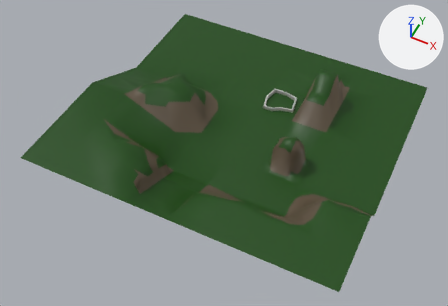
The COLLADA model models/ground.dae, before and after one commit.
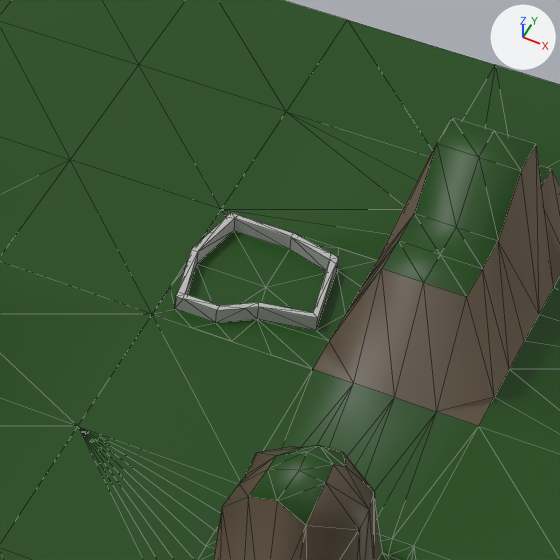
Old and new are each drawn whole from a 50 mm lens placed at (4.72, -10.59, 12.13), pointed at (-0.16, -0.83, -0.07) and again close up on the part from 51% to 77% of the width and 14% to 52% of the height. Lighting does not change. The marker at upper right points along +X, +Y and +Z. The close-ups show mesh edges as thin lines. Vertices at the same position are counted once.

In view in the first close-up: '002.plateau01', '003.base', 'Plane'.
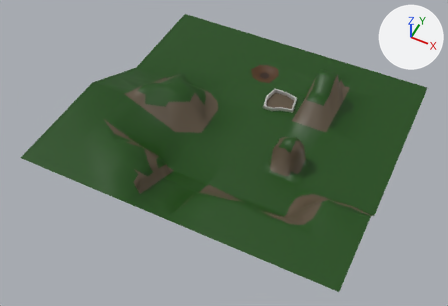
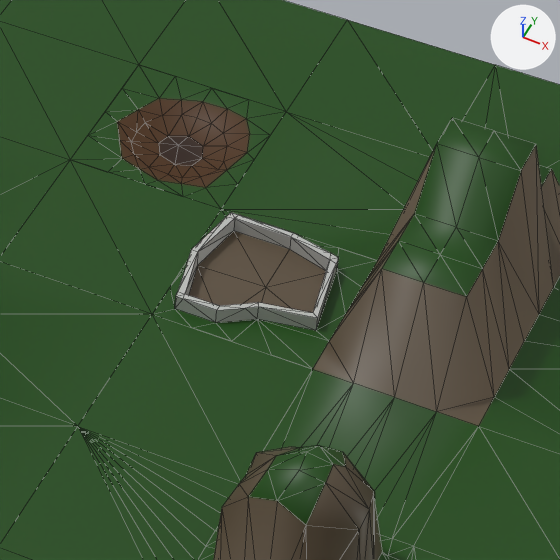
Where the newer file only moved an object's origin or applied its transform, the numbers keep the older frame.

Where the change shows, as pixel boxes (x1, y1, x2, y2) in the close-ups (560 x 560 px):
'002.spawn', added: after (70, 65, 286, 209)
    faces in mat_grass (dark green #144900): (70, 65, 286, 209)
    faces in mat_dirt (brown #4b2c08): (117, 98, 250, 188)
    faces in mat_burnt_earth (black #2a1406): (159, 136, 203, 166)
part 1 of me_plane_008, recoloured (green to brown): (234, 231, 326, 313) in both
part 2 of me_plane, deleted (green): before (70, 65, 286, 209)

Patch to the scene script:
```diff
--- a/models/ground.dae.py
+++ b/models/ground.dae.py
@@ mat_burnt_earth @@
+mat_burnt_earth = principled_material('burnt_earth')
+mat_burnt_earth.base_color = (0.0237, 0.0072, 0.00181)  # black #2b1406
@@ mat_dirt @@
+mat_dirt = principled_material('dirt')
+mat_dirt.base_color = (0.07, 0.0249, 0.0023)  # brown #4b2c08
@@ me_plane_008 @@
 # used by ob_003_base; location = (0.0, 0.0, 0.0)
-me_plane_008.from_pydata(...)  # 56 vertices, 94 faces; spans x 0.0..1.0, y 1.0..2.0, z 0.0..0.1
+me_plane_008.from_pydata(...)  # 56 vertices, 94 faces; spans x 0.0..1.0, y 1.0..2.0, z -0.002..0.1
+# me_plane_008 part 1: 8 faces spanning x 0.07..0.86, y 1.129..1.86, z -0.002..0.0 switch from mat_grass (dark green #144900) to mat_rocks (brown #5c4e3d)
 me_plane_008.materials.append(mat_concrete)
@@ me_plane @@
 me_plane.from_pydata(...)  # 291 vertices, 472 faces; spans x -4.0..4.0, y -4.0..4.0, z 0.0..1.16
 # used by ob_plane; location = (0.0, 0.0, 0.0)
 # verts and faces of me_plane; kept vertices keep their numbers, new ones are numbered from 291
 # before: 17 (0.0, 2.0, 0.0) at pixel (221, 209), 33 (0.0, 3.0, 0.0) at pixel (286, 111), 60 (-1.0, 2.0, 0.0) at pixel (70, 159), 79 (-1.0, 3.0, 0.0) at pixel (138, 64)
+# me_plane part 2
+delete_faces([(17, 79, 60), (17, 33, 79)])
 me_plane.materials.append(mat_grass)
@@ me_plane_007 @@
+me_plane_007.from_pydata(...)  # 57 vertices, 96 faces; spans x -0.5..0.5, y -0.5..0.5, z -0.091..0.0
+# faces by material slot: [32, 56, 8]
+me_plane_007.materials.append(mat_grass)  # dark green #144900
+me_plane_007.materials.append(mat_dirt)  # brown #4b2c08
+me_plane_007.materials.append(mat_burnt_earth)  # black #2b1406
@@ ob_002_spawn @@
+ob_002_spawn = bpy.data.objects.new('002.spawn', me_plane_007)
+ob_002_spawn.location = (-0.5, 2.5, 0.0)
```
